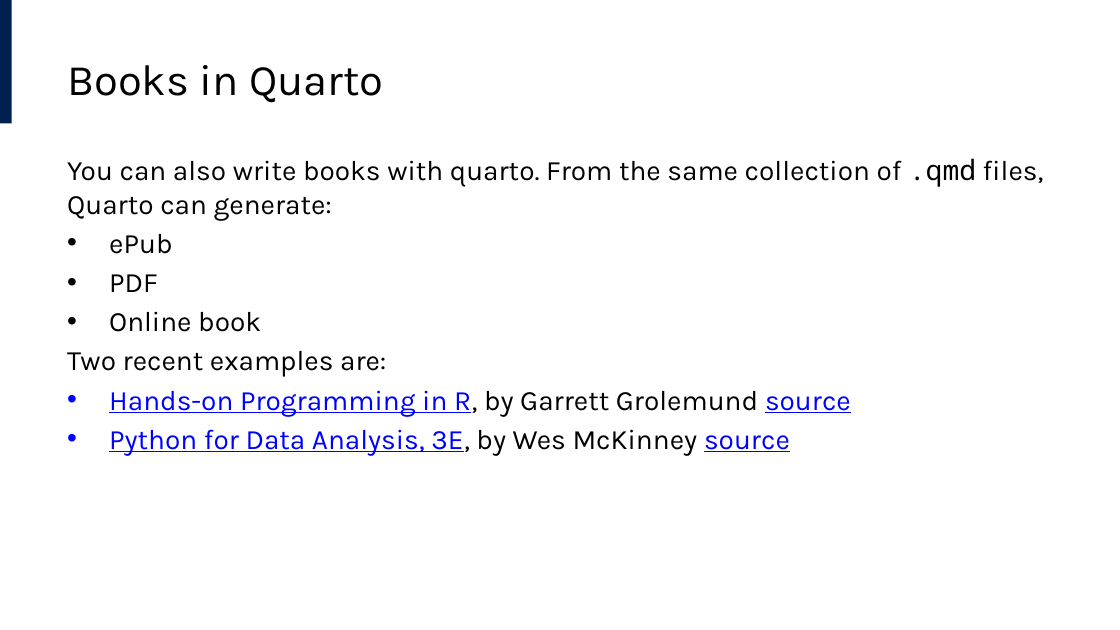
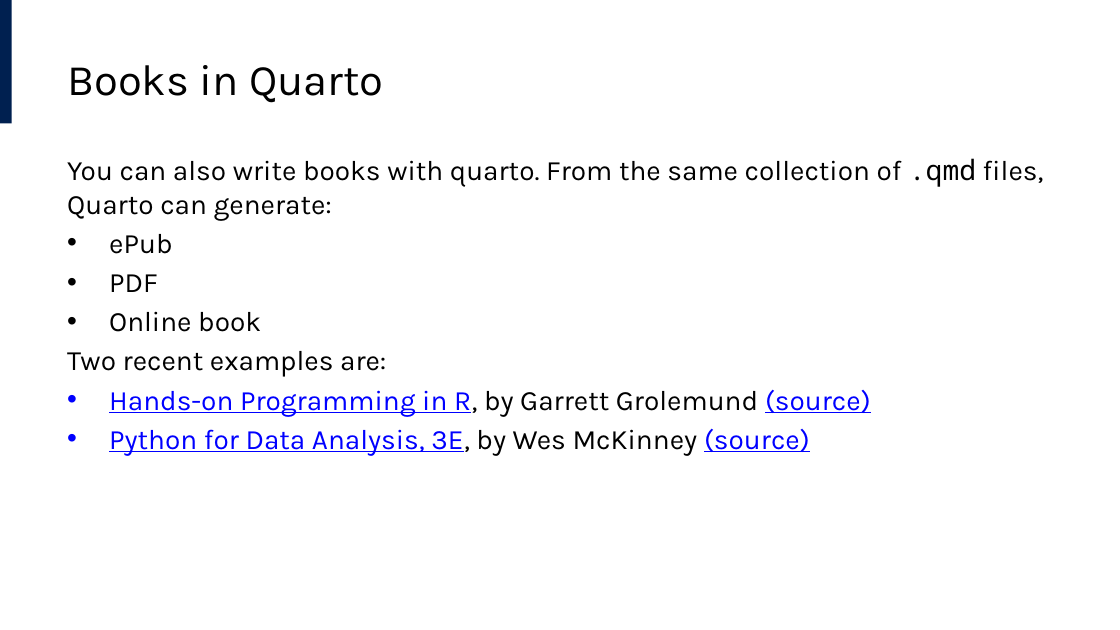
Before and after one commit to lucas-a-meyer/using-quarto, a slide deck: slide 37 of docs/presentation-orig.pptx. Drawn at 1120x630 pixels with LibreOffice and Linux fonts; fonts in the diff are those of the drawing. Boxes give left, top, right and bottom in pixels: in the first picture for what was removed or moved away, otherwise in the second. Text is boxed around its words. In the diff, an @@ line names an element or a change of style, - is before the commit and + after.

```diff
--- a/docs/presentation-orig.pptx
+++ b/docs/presentation-orig.pptx
@@ text at box(109, 390, 871, 456): text changed @@
-• Hands-on Programming in R, by Garrett Grolemund source
-• Python for Data Analysis, 3E, by Wes McKinney source
+• Hands-on Programming in R, by Garrett Grolemund (source)
+• Python for Data Analysis, 3E, by Wes McKinney (source)
```
Also in this commit, not shown: 9 other slides changed, 1 slide added, 1 slide removed, 16 other files.
